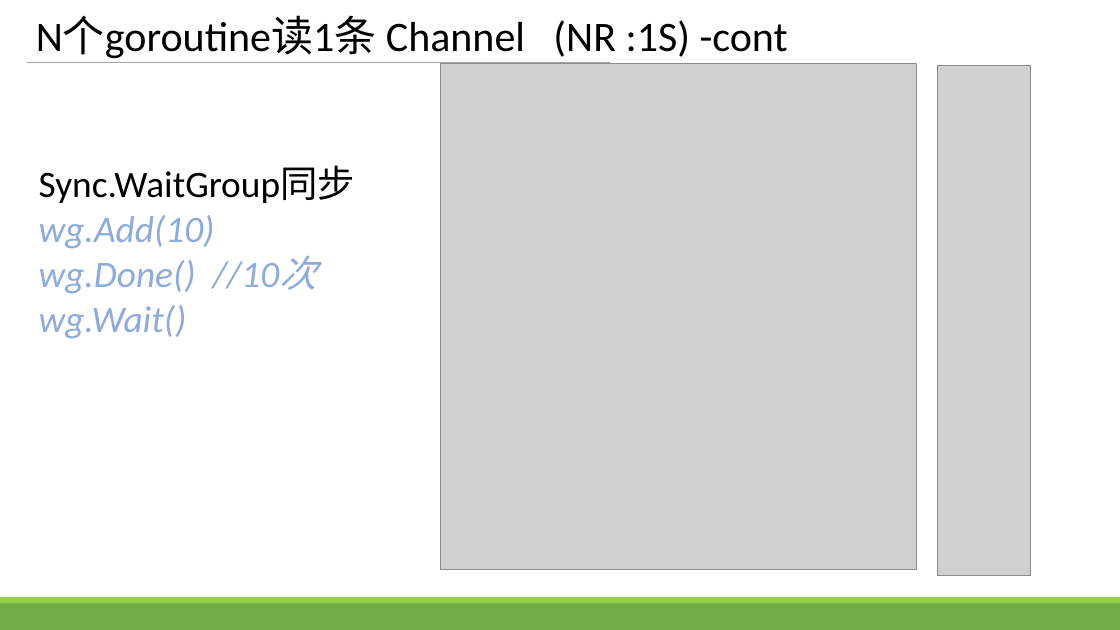
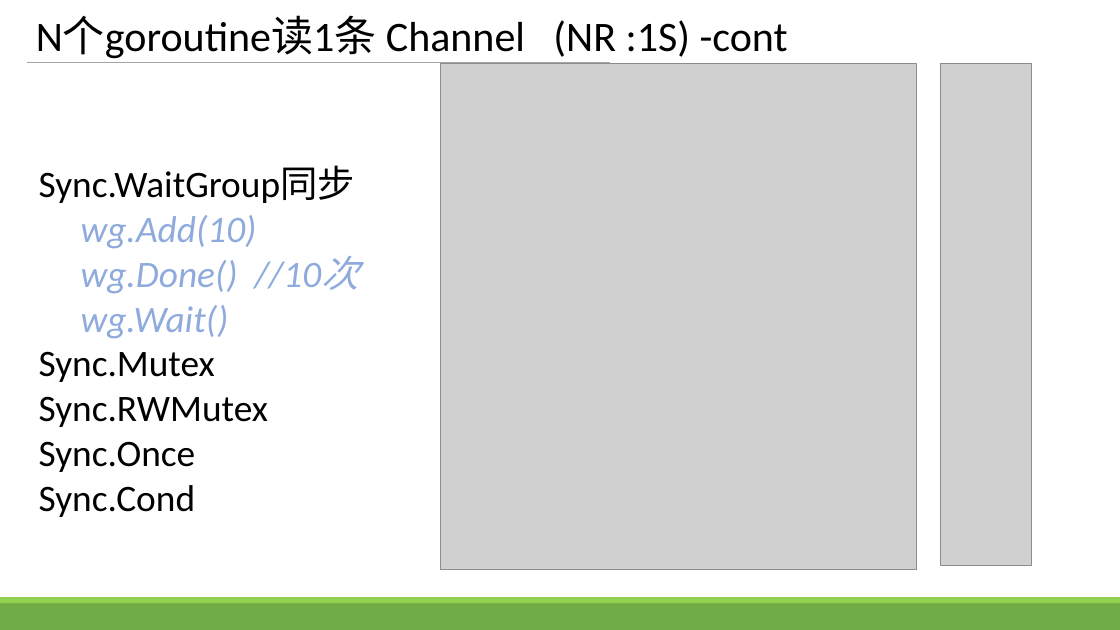
Before and after one commit to zhengbr2/sharing, a slide deck: slide 14 of GolangConcurency.pptx. Drawn at 1120x630 pixels with LibreOffice and Linux fonts; fonts in the diff are those of the drawing; grey boxes stand for pictures. Boxes give left, top, right and bottom in pixels: in the first picture for what was removed or moved away, otherwise in the second. Text is boxed around its words. In the diff, an @@ line names an element or a change of style, - is before the commit and + after.

Commit message:
inital

```diff
--- a/GolangConcurency.pptx
+++ b/GolangConcurency.pptx
@@ picture: place and size @@
-picture at <box>938,66,1030,576</box>
+picture at <box>941,63,1033,565</box>
@@ text at <box>81,215,257,339</box>: list level 1 to 2 in "wg.Add(10)"; list level 1 to 2 in "wg.Done() //10次"; list level 1 to 2 in "wg.Wait()" @@
@@ text at <box>39,351,268,517</box>: paragraphs added @@
+Sync.Mutex
+Sync.RWMutex
+Sync.Once
+Sync.Cond
```
